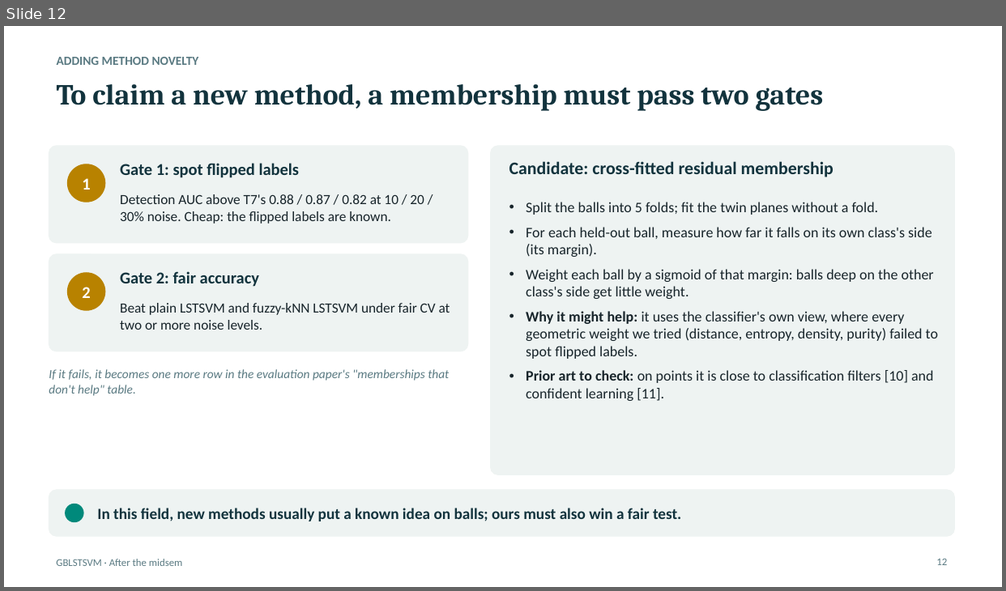
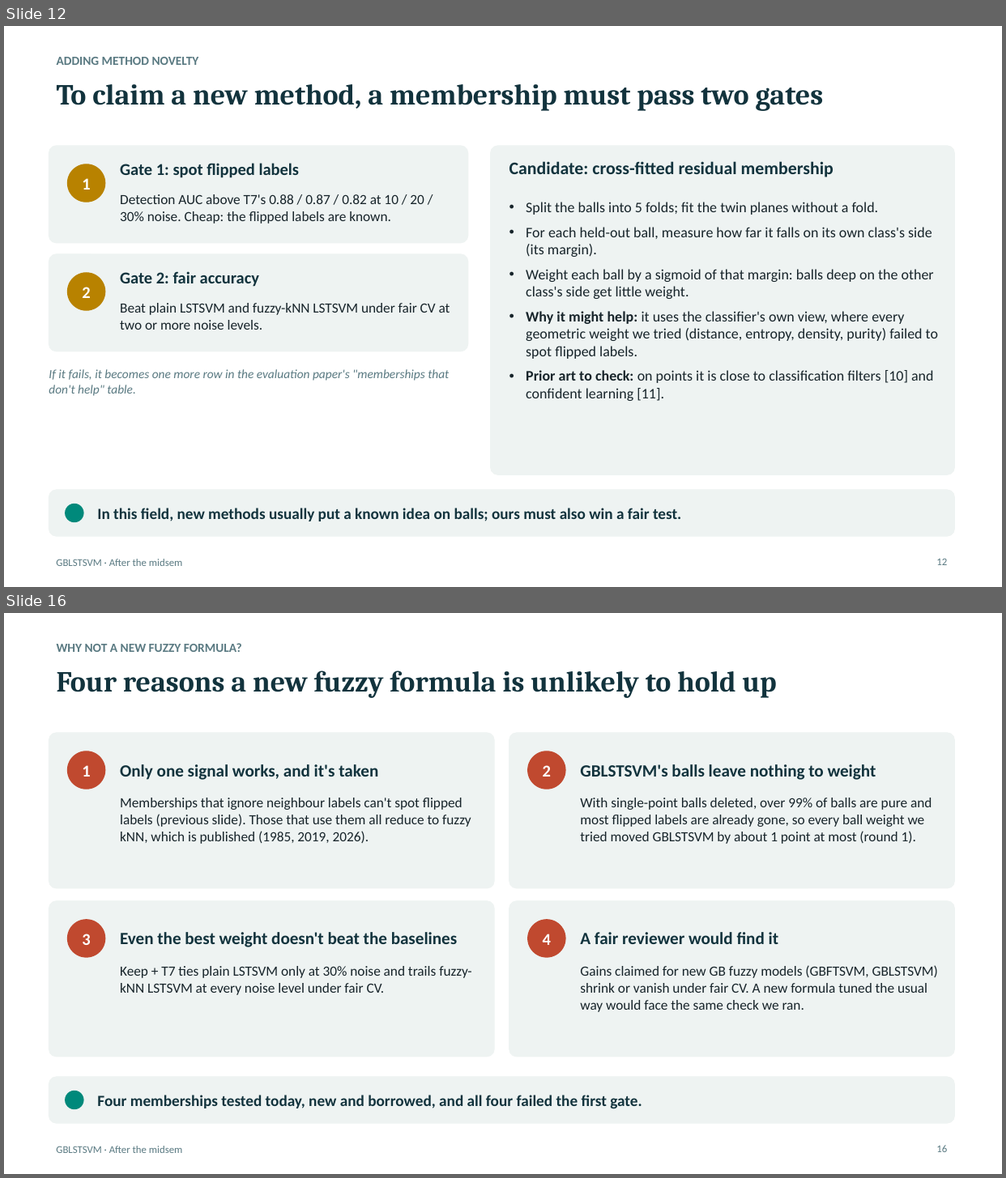
Before and after one commit to Jayagna/GBLSTSVM, a slide deck: reports/post_midsem/post_midsem.pptx. Shown one above the other, each under a label of ours: slide 12 before the commit, slides 12 and 16 after it; the slides between them are not shown. The pictures are 1006x591 and 1006x1178 pixels, drawn with LibreOffice and Linux fonts; fonts in the diff are those of the drawing. Boxes give left, top, right and bottom in pixels: in the first picture for what was removed or moved away, otherwise in the second. Text is boxed around its words. In the diff, an @@ line names an element or a change of style, - is before the commit and + after.

```diff
--- a/reports/post_midsem/post_midsem.pptx
+++ b/reports/post_midsem/post_midsem.pptx
@@ slide 16 added at (4, 613, 1002, 1174), background #FFFFFF; not listed: 1 template element that a slide beside it also shows @@
@@ text added at (57, 643, 242, 652), 12 pt, text #5A7A82, bold @@
+WHY NOT A NEW FUZZY FORMULA?
@@ title added at (57, 671, 776, 698), 28 pt, text #12333D, bold @@
+Four reasons a new fuzzy formula is unlikely to hold up
@@ rounded rectangle added at (49, 733, 494, 888), fill #EEF3F2, outline #EEF3F2 0.75 pt @@
@@ rounded rectangle added at (509, 733, 955, 888), fill #EEF3F2, outline #EEF3F2 0.75 pt @@
@@ ellipse added at (68, 752, 105, 789), fill #C0492F, outline #C0492F 1 pt @@
@@ ellipse added at (528, 752, 565, 789), fill #C0492F, outline #C0492F 1 pt @@
@@ text added at (82, 765, 90, 777), 16 pt, text #FFFFFF, bold @@
+1
@@ text added at (120, 764, 378, 780), 16.5 pt, text #12333D, bold @@
+Only one signal works, and it's taken
@@ text added at (543, 765, 551, 777), 16 pt, text #FFFFFF, bold @@
+2
@@ text added at (580, 764, 876, 780), 16.5 pt, text #12333D, bold @@
+GBLSTSVM's balls leave nothing to weight
@@ text added at (120, 798, 471, 844), 13.5 pt, text #17242A @@
+Memberships that ignore neighbour labels can't spot flipped labels (previous slide). Those that use them all reduce to fuzzy kNN, which is published (1985, 2019, 2026).
@@ text added at (580, 798, 931, 844), 13.5 pt, text #17242A @@
+With single-point balls deleted, over 99% of balls are pure and most flipped labels are already gone, so every ball weight we tried moved GBLSTSVM by about 1 point at most (round 1).
@@ rounded rectangle added at (49, 901, 494, 1057), fill #EEF3F2, outline #EEF3F2 0.75 pt @@
@@ rounded rectangle added at (509, 901, 955, 1057), fill #EEF3F2, outline #EEF3F2 0.75 pt @@
@@ ellipse added at (68, 920, 105, 957), fill #C0492F, outline #C0492F 1 pt @@
@@ ellipse added at (528, 920, 565, 957), fill #C0492F, outline #C0492F 1 pt @@
@@ text added at (82, 934, 90, 945), 16 pt, text #FFFFFF, bold @@
+3
@@ text added at (120, 932, 457, 948), 16.5 pt, text #12333D, bold @@
+Even the best weight doesn't beat the baselines
@@ text added at (543, 934, 551, 945), 16 pt, text #FFFFFF, bold @@
+4
@@ text added at (580, 932, 778, 944), 16.5 pt, text #12333D, bold @@
+A fair reviewer would find it
@@ text added at (120, 966, 471, 995), 13.5 pt, text #17242A @@
+Keep + T7 ties plain LSTSVM only at 30% noise and trails fuzzy-kNN LSTSVM at every noise level under fair CV.
@@ text added at (580, 965, 938, 1012), 13.5 pt, text #17242A @@
+Gains claimed for new GB fuzzy models (GBFTSVM, GBLSTSVM) shrink or vanish under fair CV. A new formula tuned the usual way would face the same check we ran.
@@ rounded rectangle added at (49, 1077, 955, 1123), fill #EEF3F2, outline #EEF3F2 0.75 pt @@
@@ ellipse added at (66, 1092, 83, 1110), fill #00897B, outline #00897B 1 pt @@
@@ text added at (97, 1095, 641, 1110), 15 pt, text #12333D, bold @@
+Four memberships tested today, new and borrowed, and all four failed the first gate.
@@ page number added at (936, 1145, 947, 1152), 10 pt, text #5A7A82 @@
+16
```
Also in this commit, not shown: 2 slides changed, 5 other slides added, 6 other files.
